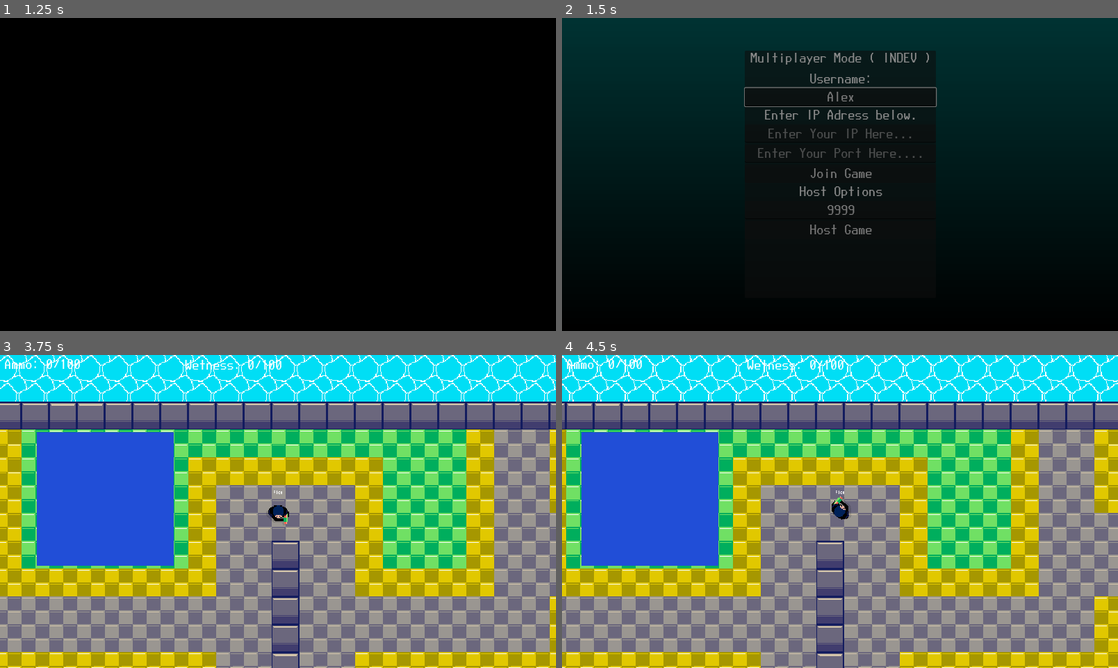
Above: before the commit, frames 1-4 (two rows, left to right).
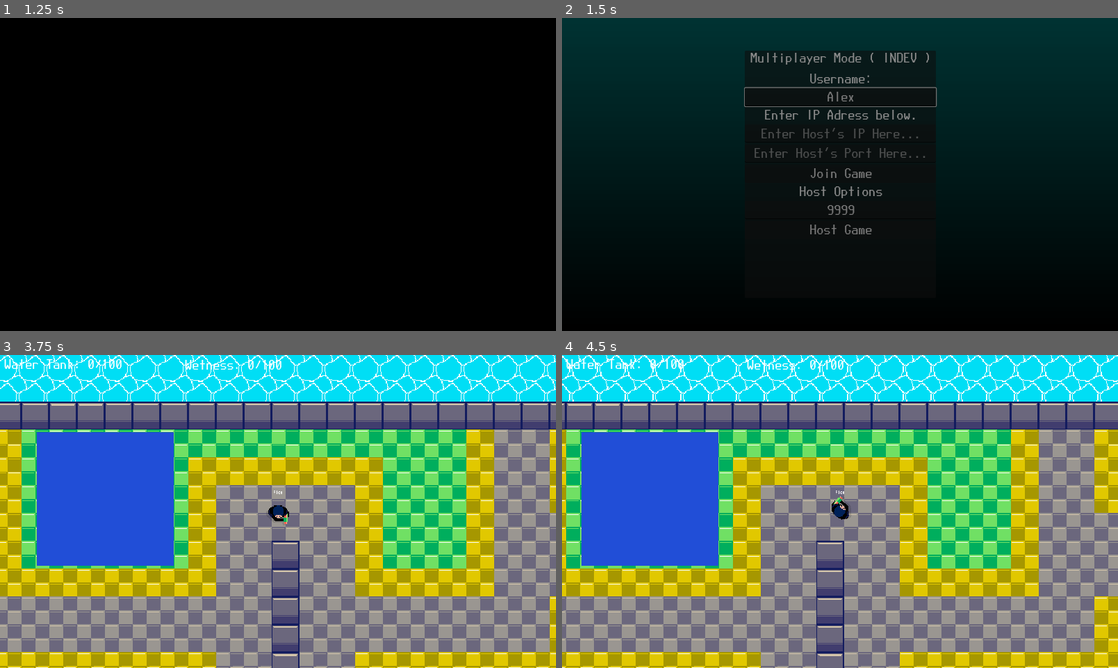
Above: after the commit, the same moments.

Repository: planksman/PreWatergun
Game: Godot game, scene res://Menu.tscn
Same seed, same stepped clock (60 frames per second), same inputs: the game is played once before the commit and once after it.
Inputs (mouse positions are in pixels of both pictures, inside the frame that each line leads up to):
- Up to frame 1 (1.25 s): click "Play Online Test" at 0.5 s
- Up to frame 2 (1.5 s): click (840, 96) at 1.27 s; type "Alex" at 1.35 s
- Up to frame 3 (3.75 s): click (278, 470) at 1.5 s; type "12" at 1.58 s; click (278, 489) at 1.73 s; type "12" at 1.82 s; move the mouse to (400, 495) at 2.02 s; hold D (right) 2.03-2.78 s; hold R (Refill) 2.03-2.78 s; click (400, 495) at 2.3 s; tap Enter at 2.75 s; move the mouse to (166, 527) at 2.77 s; hold S (down) 2.78-3.5 s; click (166, 527) at 2.85 s; tap R (Refill) at 3.05 s; click "Host Game" at 3.5 s
- Up to frame 4 (4.5 s): tap Space at 4.25 s; move the mouse to (895, 442) at 4.27 s; hold D (right) from 4.28 s (still down); hold R (Refill) from 4.28 s (still down)

Frame 1 is identical in both runs. In frame 2, 0.6% of the frame differs, in the area x 34-66%, y 35-45%; in frame 3, 0.3%; in frame 4, 0.3%.

Commit message:
Bit GUI Tweaks and Quitting
Quitting works while in game, works with the escape button

Diff:
--- a/DemoGame.tscn
+++ b/DemoGame.tscn
@@ -95,13 +95,13 @@
 [node name="Ip" type="LineEdit" parent="MultiplayerConfig/Control/Panel/VBoxContainer"]
 unique_name_in_owner = true
 layout_mode = 2
-placeholder_text = "Enter Your IP Here..."
+placeholder_text = "Enter Host's IP Here..."
 alignment = 1
 
 [node name="PortJoin" type="LineEdit" parent="MultiplayerConfig/Control/Panel/VBoxContainer"]
 unique_name_in_owner = true
 layout_mode = 2
-placeholder_text = "Enter Your Port Here...."
+placeholder_text = "Enter Host's Port Here..."
 alignment = 1
 
 [node name="JoinGame" type="Button" parent="MultiplayerConfig/Control/Panel/VBoxContainer"]
--- a/project.godot
+++ b/project.godot
@@ -34,7 +34,7 @@
 
 [application]
 
-config/name="ProjectWaterGuns"
+config/name="PreWaterGun"
 run/main_scene="res://Menu.tscn"
 config/features=PackedStringArray("4.0")
 config/icon="res://icon.png"
@@ -47,6 +47,8 @@
 
 window/size/viewport_width=1280
 window/size/viewport_height=720
+window/size/mode=3
+window/size/borderless=true
 window/stretch/mode="canvas_items"
 
 [editor_plugins]
@@ -89,6 +91,11 @@
 "events": [Object(InputEventKey,"resource_local_to_scene":false,"resource_name":"","device":-1,"window_id":0,"alt_pressed":false,"shift_pressed":false,"ctrl_pressed":false,"meta_pressed":false,"pressed":false,"keycode":0,"physical_keycode":82,"key_label":0,"unicode":114,"echo":false,"script":null)
 ]
 }
+esc={
+"deadzone": 0.5,
+"events": [Object(InputEventKey,"resource_local_to_scene":false,"resource_name":"","device":0,"window_id":0,"alt_pressed":false,"shift_pressed":false,"ctrl_pressed":false,"meta_pressed":false,"pressed":false,"keycode":0,"physical_keycode":4194305,"key_label":0,"unicode":0,"echo":false,"script":null)
+]
+}
 
 [physics]
 
@@ -98,6 +105,7 @@
 
 textures/canvas_textures/default_texture_filter=0
 textures/canvas_textures/default_texture_repeat=1
+renderer/rendering_method="gl_compatibility"
 environment/defaults/default_environment="res://default_env.tres"
 quality/driver/driver_name="GLES2"
 vram_compression/import_etc=true
--- a/scenes/Gui.tscn
+++ b/scenes/Gui.tscn
@@ -31,7 +31,7 @@
 offset_right = 399.0
 offset_bottom = 43.0
 bbcode_enabled = true
-text = "Ammo: 0/100"
+text = "Water Tank: 0/100"
 scroll_active = false
 
 [node name="Recharge" type="RichTextLabel" parent="Control"]
@@ -41,15 +41,15 @@
 anchor_top = 0.5
 anchor_right = 0.5
 anchor_bottom = 0.5
-offset_left = -475.0
+offset_left = -538.0
 offset_top = 240.0
-offset_right = 10.0
+offset_right = 6.0
 offset_bottom = 274.0
 grow_horizontal = 2
 grow_vertical = 2
 scale = Vector2(2, 2)
 bbcode_enabled = true
-text = "Press R to Refill Water Tank."
+text = "Press R to Refill the Water Tank."
 scroll_active = false
 
 [node name="Recharge2" type="RichTextLabel" parent="Control/Recharge"]
@@ -58,10 +58,10 @@
 layout_mode = 0
 offset_left = 1.0
 offset_top = 1.0
-offset_right = 512.0
+offset_right = 561.0
 offset_bottom = 61.0
 bbcode_enabled = true
-text = "Press R to Refill Water Tank."
+text = "Press R to Refill the Water Tank."
 scroll_active = false
 
 [node name="Timer" type="ColorRect" parent="Control"]
--- a/scripts/Player.gd
+++ b/scripts/Player.gd
@@ -56,11 +56,13 @@
 			ShootTimer.start()
 			fire_projectile.rpc()
 			update_ammo_counter()
+	if Input.is_action_pressed("esc"):
+		get_tree().quit()
 
 
 func update_ammo_counter():
 	if not is_multiplayer_authority(): return
-	get_node("Hud/Control/Ammo").set_text(str("Ammo: ")+str(ammo)+ "/100")
+	get_node("Hud/Control/Ammo").set_text(str("Water Tank: ")+str(ammo)+ "/100")
 
 func update_wetness_counter():
 	get_node("Hud/Control/Wetness").set_text(str("Wetness: ")+str(round(wetness)) + "/" + str(max_wetness))
Not shown, changed: export_presets.cfg
